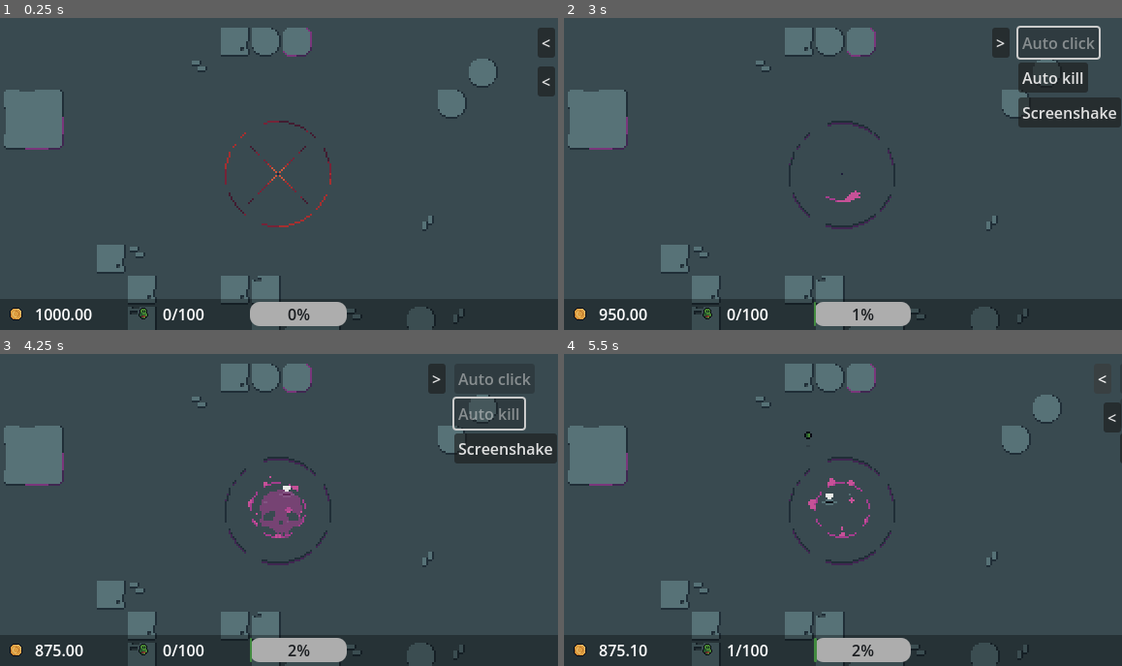
Above: before the commit, frames 1-4 (two rows, left to right).
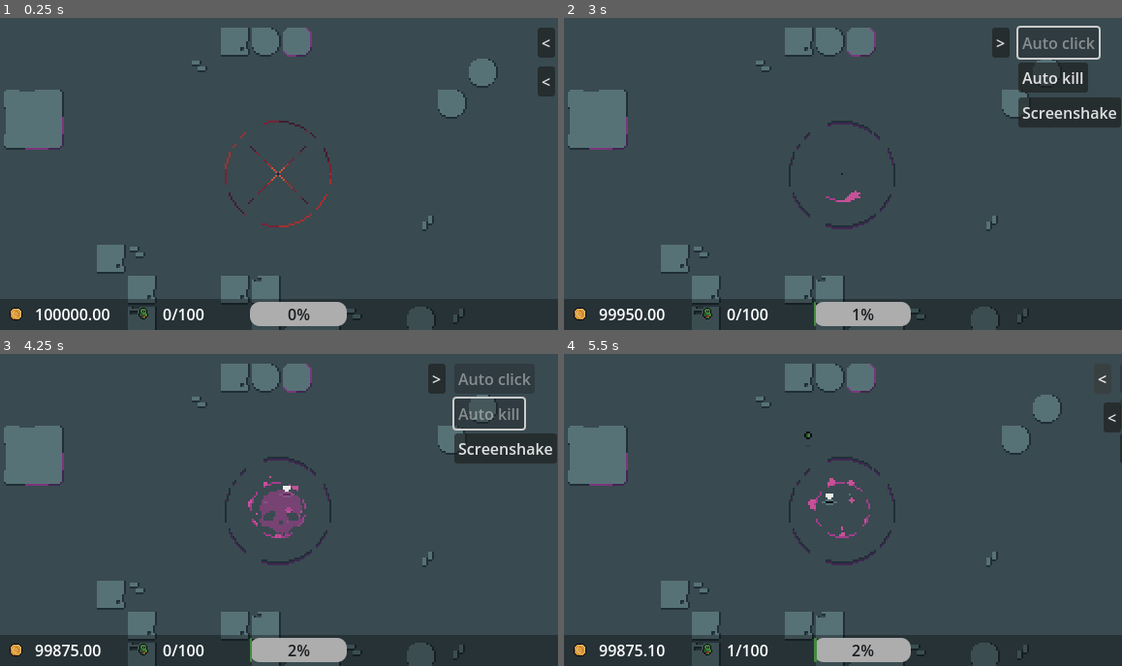
Above: after the commit, the same moments.

Repository: Jin9310/LudumDare55
Game: Godot game, scene res://NewGame/new_game.tscn
Two runs of this game, one before a commit and one after it. Both use one fixed random seed, a clock stepped at 60 frames per second and the inputs below.
Inputs:
- Up to frame 1 (0.25 s): no input
- Up to frame 2 (3 s): click "<" at 0.5 s; click ">" at 1.25 s; click "<" at 2 s; click "Auto click" at 2.75 s
- Up to frame 3 (4.25 s): click "Auto kill" at 3.5 s
- Up to frame 4 (5.5 s): click "Screenshake" at 4.25 s; click ">" at 5 s

The runs differ from the first frame. In frame 1, 0.2% of the frame differs, in the area x 12-20%, y 93-97%; in frame 2, 0.2%; in frame 3, 0.3%, in the area x 6-19%, y 93-97%; in frame 4, 0.2%.

Commit message:
faster kills and spawns ugrade
done

Diff:
--- a/UI/spawn_upgrades_ui.gd
+++ b/UI/spawn_upgrades_ui.gd
@@ -16,6 +16,9 @@
 	more_spawn_tooltip()
 	only_clicks_tooltip()
 	max_amount_of_acols_tooltip()
+	faster_spawn_tooltip()
+	faster_kills_tooltip()
+
 
 func _process(delta):
 	show_hide_panel()
@@ -38,6 +41,9 @@
 	#faster spawn
 	if GameManager.auto_click:
 		%faster_spawn_btn.disabled = false
+	#faster kills
+	if GameManager.auto_kill_acolytes:
+		%faster_kills_btn.disabled = false
 
 
 func show_hide_panel():
@@ -119,3 +125,17 @@
 		GameManager.usable_money -= UpgradesManager.faster_auto_spawn_price
 		UpgradesManager.faster_auto_spawn_price *= 1.8
 		GameManager.click_timer_base -= .2
+		faster_spawn_tooltip()
+
+func faster_spawn_tooltip():
+	%faster_spawn_btn.tooltip_text = "Upgrade how fast acolytes are spawn \ncost: " + str(UpgradesManager.faster_auto_spawn_price) + "\nAcolytes spawned every " + str(GameManager.click_timer_base) + "s"
+
+func _on_faster_kills_btn_pressed():
+	if GameManager.usable_money >= UpgradesManager.faster_auto_kill_price:
+		GameManager.usable_money -= UpgradesManager.faster_auto_kill_price
+		UpgradesManager.faster_auto_kill_price *= 1.9
+		GameManager.auto_kill_base_timer -= .6
+		faster_kills_tooltip()
+
+func faster_kills_tooltip():
+	%faster_kills_btn.tooltip_text = "Upgrade how fast acolytes are auto-killed \ncost: " + str(UpgradesManager.faster_auto_kill_price) + "\nAcolytes killed every " + str(GameManager.auto_kill_base_timer) + "s"
--- a/UI/spawn_upgrades_ui.tscn
+++ b/UI/spawn_upgrades_ui.tscn
@@ -84,8 +84,17 @@
 [node name="faster_spawn_btn" type="Button" parent="SpawnMargin/HBoxContainer/MarginContainer/HBoxContainer/VBoxContainer"]
 unique_name_in_owner = true
 layout_mode = 2
+tooltip_text = "Upgrade how fast acolytes are spawn
+cost : 170
+Acolytes spawned every 2 s"
 disabled = true
 text = "Faster spawn"
+
+[node name="faster_kills_btn" type="Button" parent="SpawnMargin/HBoxContainer/MarginContainer/HBoxContainer/VBoxContainer"]
+unique_name_in_owner = true
+layout_mode = 2
+disabled = true
+text = "Faster Kills"
 
 [node name="VBoxContainer2" type="VBoxContainer" parent="SpawnMargin/HBoxContainer/MarginContainer/HBoxContainer"]
 visible = false
@@ -110,3 +119,4 @@
 [connection signal="pressed" from="SpawnMargin/HBoxContainer/MarginContainer/HBoxContainer/VBoxContainer/clicks_btn" to="." method="_on_clicks_btn_pressed"]
 [connection signal="pressed" from="SpawnMargin/HBoxContainer/MarginContainer/HBoxContainer/VBoxContainer/max_amount_acol_btn" to="." method="_on_max_amount_acol_btn_pressed"]
 [connection signal="pressed" from="SpawnMargin/HBoxContainer/MarginContainer/HBoxContainer/VBoxContainer/faster_spawn_btn" to="." method="_on_faster_spawn_btn_pressed"]
+[connection signal="pressed" from="SpawnMargin/HBoxContainer/MarginContainer/HBoxContainer/VBoxContainer/faster_kills_btn" to="." method="_on_faster_kills_btn_pressed"]
--- a/game_manager.gd
+++ b/game_manager.gd
@@ -20,7 +20,7 @@
 @export var max_spawned_acolytes: int = 100 # the base is that we can spawn max amount of acolytes
 
 ####   MONEY
-@export var usable_money: float = 1000 #money that player currently have
+@export var usable_money: float = 100000 #money that player currently have
 ####   MONEY UPGRADES   ####
 @export var kill_money_multiplicator: float = .1 #money gained per kill
 @export var click_money_multiplicator: float = .1 #money gained per click on spawn
